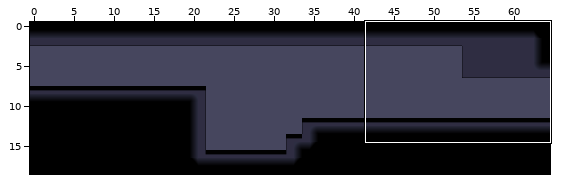
LDtk project, stored at Darkrise/Assets/Levels/startLevel.ldtk. Above, an overview of the earlier version with the close-up marked.
Close-up. Earlier state:
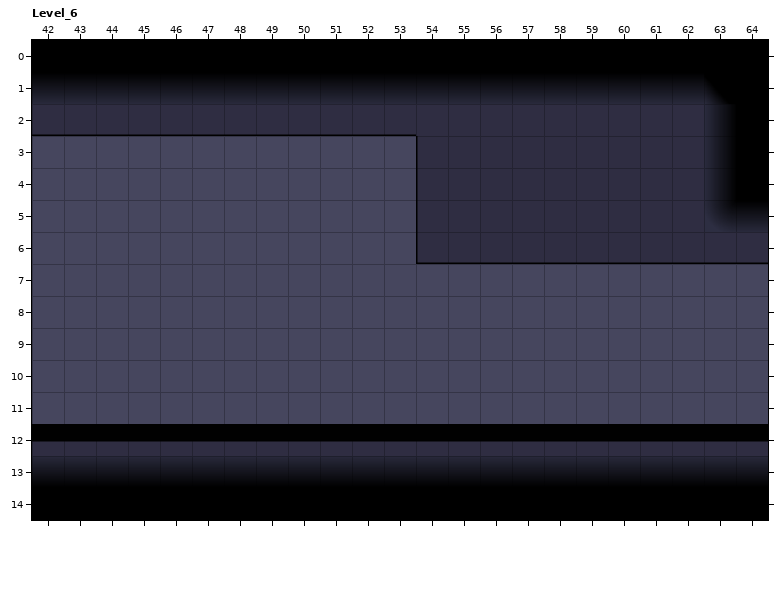
Cells are 60x60 px. Shown: Level_6 x 42..64, y 0..14.
New version:
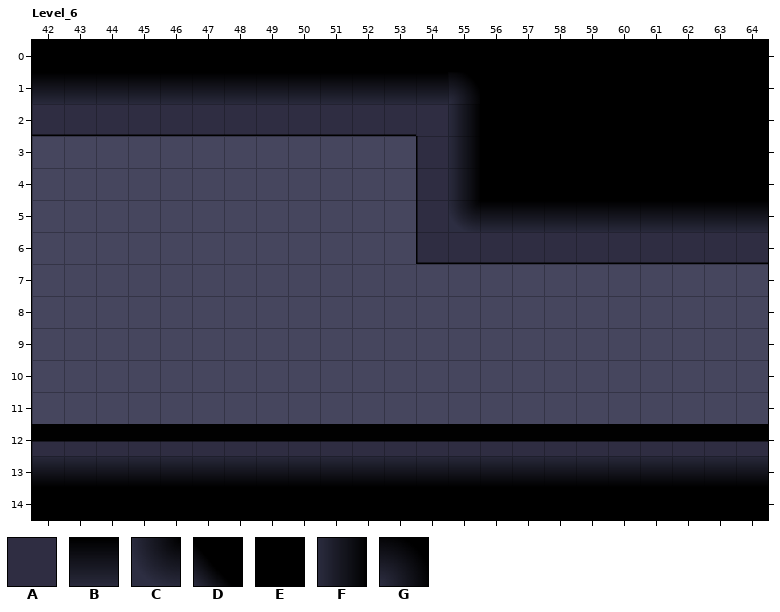
Key: from "DarkriseTilemapV3": A 16, B 42 flipped up-down, C 44 flipped up-down, D 56 flipped up-down, E 60, F 84, G 88.
_ is an empty cell.
Tiles replaced or removed in this view: A, B, C, D, F.
The author wrote: Adjusted player having debug mode on game start, along with minor fix to missing shadows in one room.
Edits made:
Changed rows in their new state; . is an unchanged cell.
Layer "Tiles":
first column x 55:
 1 GEEEEEEEE
 2 FEEEEEEEE
 3 FEEEEEEEE
 4 FEEEEEEEE
 5 CBBBBBBBB
